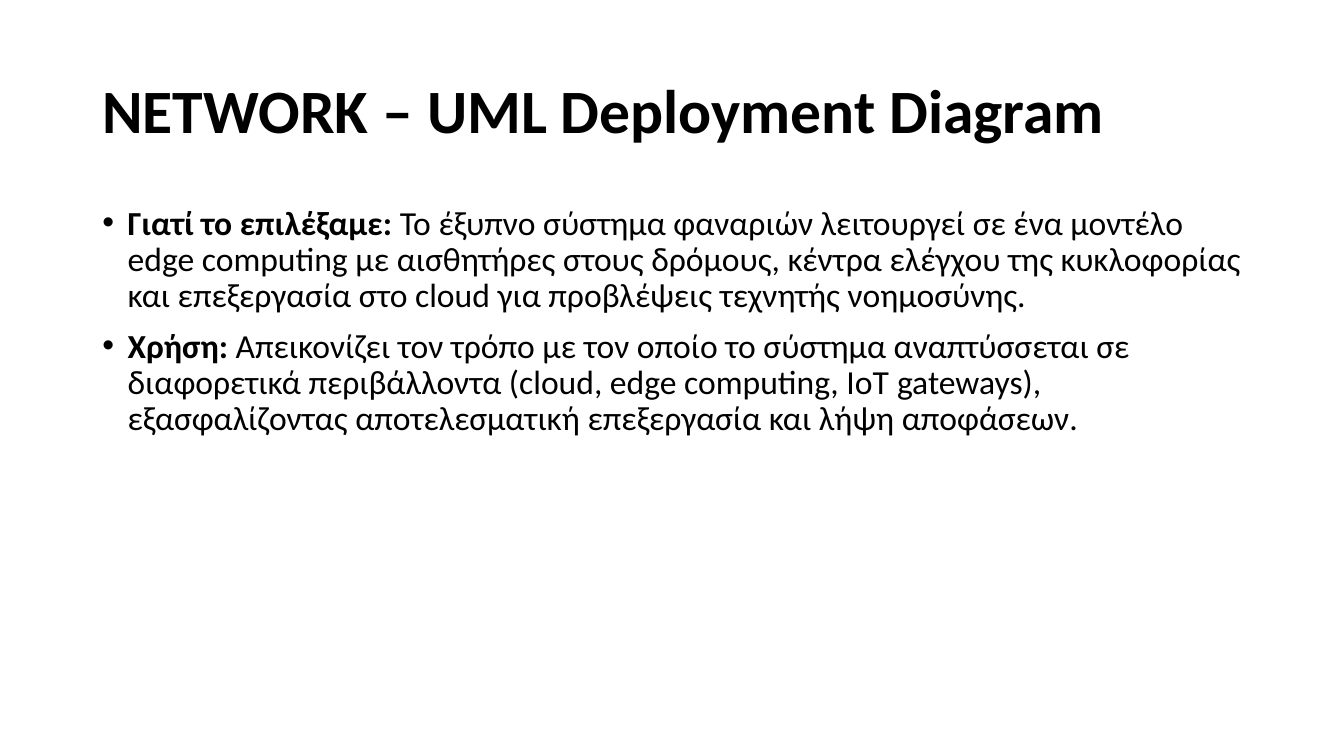
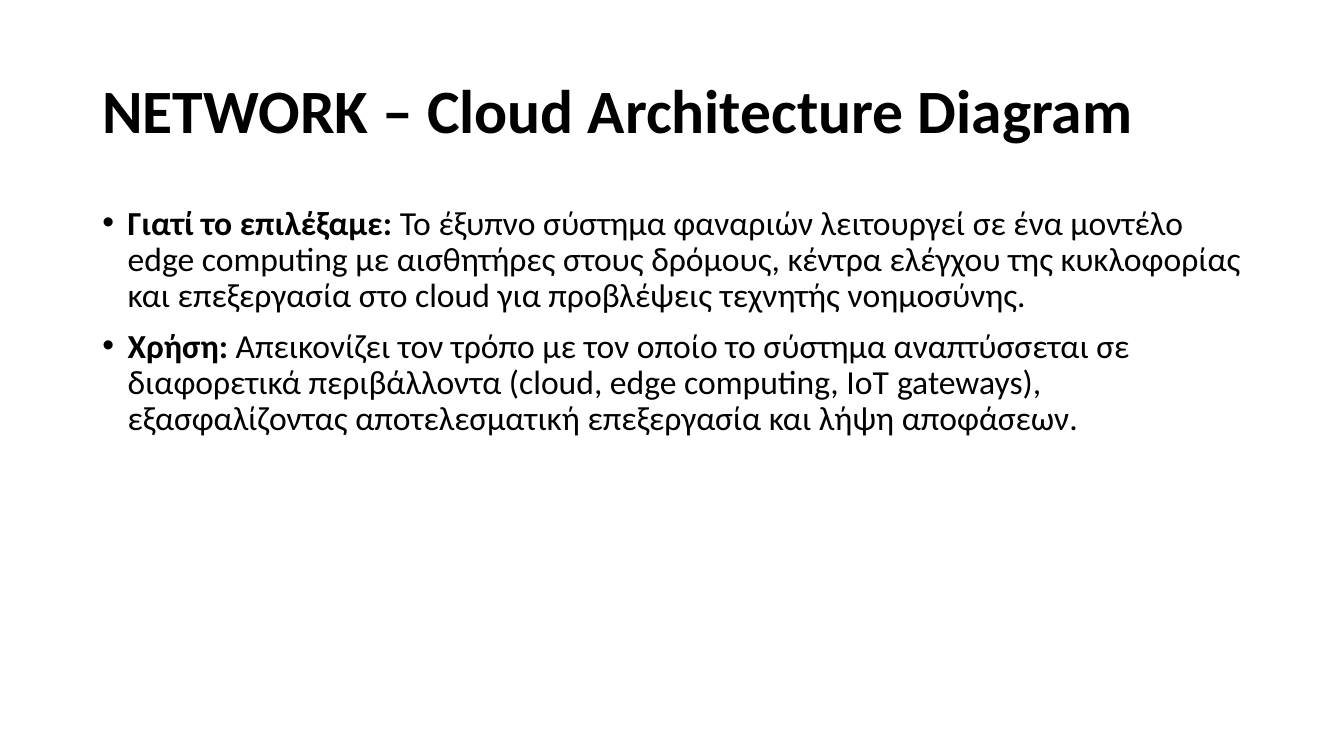
Before and after one commit to Ath21/STL_Drive, a slide deck: slide 43 of Presentation.pptx (slide 45 before the commit). Drawn at 1344x756 pixels with LibreOffice and Linux fonts; fonts in the diff are those of the drawing. Boxes give left, top, right and bottom in pixels: in the first picture for what was removed or moved away, otherwise in the second. Text is boxed around its words. In the diff, an @@ line names an element or a change of style, - is before the commit and + after.

```diff
--- a/Presentation.pptx
+++ b/Presentation.pptx
@@ title at bbox=[102, 89, 1132, 144]: text changed @@
-NETWORK – UML Deployment Diagram
+NETWORK – Cloud Architecture Diagram
```
Also in this commit, not shown: 7 other slides changed, 4 slides added, 6 slides removed, 6 other files.
